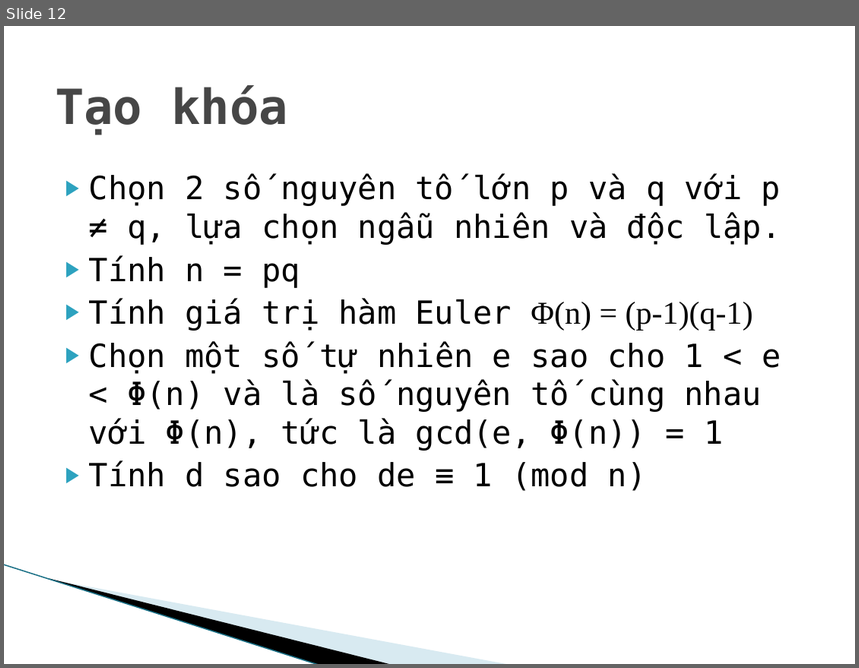
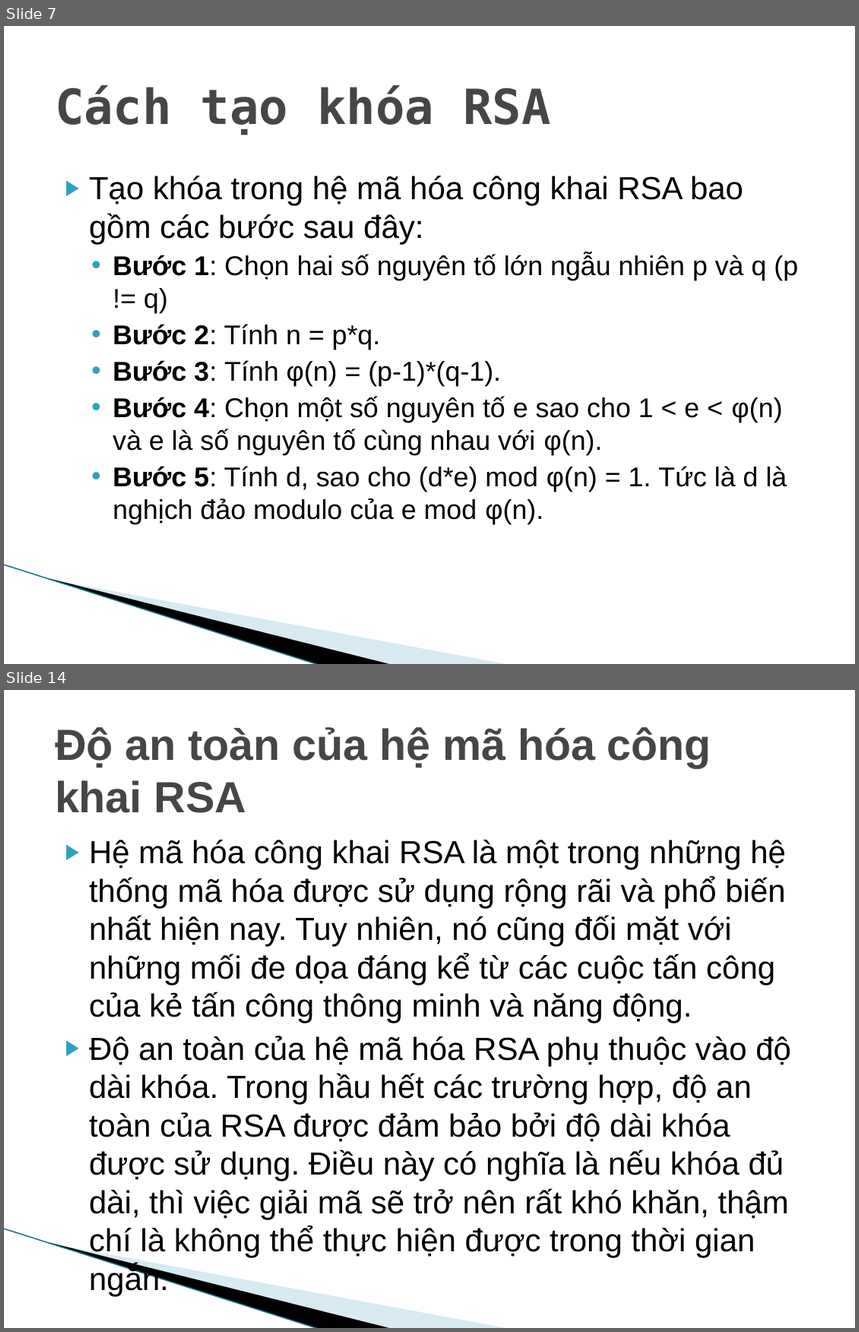
Before and after one commit to datnmdev/RSA-ATVBMTT, a slide deck: ATVBMHTTT.pptx. Shown one above the other, each under a label of ours: slide 12 before the commit, slides 7 and 14 after it; the slides between them are not shown. The pictures are 859x668 and 859x1332 pixels, drawn with LibreOffice and Linux fonts; fonts in the diff are those of the drawing; background and template pictures are left out. Boxes give left, top, right and bottom in pixels: in the first picture for what was removed or moved away, otherwise in the second. Text is boxed around its words. In the diff, an @@ line names an element or a change of style, - is before the commit and + after.

```diff
--- a/ATVBMHTTT.pptx
+++ b/ATVBMHTTT.pptx
@@ slide 14 added at box(4, 690, 855, 1328), background #FFFFFF; not listed: 3 template elements that a slide beside it also shows @@
@@ title added at box(55, 727, 712, 813), 36.9 pt, text #464646, bold @@
+Độ an toàn của hệ mã hóa công khai RSA
@@ text added at box(89, 840, 791, 1258), 27 pt, text #000000 @@
+▶ Hệ mã hóa công khai RSA là một trong những hệ thống mã hóa được sử dụng rộng rãi và phổ biến nhất hiện nay. Tuy nhiên, nó cũng đối mặt với những mối đe dọa đáng kể từ các cuộc tấn công của kẻ tấn công thông minh và năng động.
+▶ Độ an toàn của hệ mã hóa RSA phụ thuộc vào độ dài khóa. Trong hầu hết các trường hợp, độ an toàn của RSA được đảm bảo bởi độ dài khóa được sử dụng. Điều này có nghĩa là nếu khóa đủ dài, thì việc giải mã sẽ trở nên rất khó khăn, thậm chí là không thể thực hiện được trong thời gian ngắn.
@@ what was slide 12 is now slide 7 @@
@@ slide 7 changed as well @@
@@ title at box(55, 85, 550, 134): text changed @@
-Tạo khóa
+Cách tạo khóa RSA
@@ text at box(89, 176, 798, 525): text changed; size 27 to 23 pt; font DejaVu Sans Mono to Arial @@
-▶ Chọn 2 số nguyên tố lớn p và q với p ≠ q, lựa chọn ngẫu nhiên và độc lập.
-▶ Tính n = pq
-▶ Tính giá trị hàm Euler Φ(n) = (p-1)(q-1)
-▶ Chọn một số tự nhiên e sao cho 1 < e < Φ(n) và là số nguyên tố cùng nhau với Φ(n), tức là gcd(e, Φ(n)) = 1
-▶ Tính d sao cho de ≡ 1 (mod n)
+▶ Tạo khóa trong hệ mã hóa công khai RSA bao gồm các bước sau đây:
+  • Bước 1: Chọn hai số nguyên tố lớn ngẫu nhiên p và q (p != q)
+  • Bước 2: Tính n = p*q.
+  • Bước 3: Tính φ(n) = (p-1)*(q-1).
+  • Bước 4: Chọn một số nguyên tố e sao cho 1 < e < φ(n) và e là số nguyên tố cùng nhau với φ(n).
+  • Bước 5: Tính d, sao cho (d*e) mod φ(n) = 1. Tức là d là nghịch đảo modulo của e mod φ(n).
```
Also in this commit, not shown: 8 other slides changed, 12 other slides added, 8 slides removed, 12 other files.
